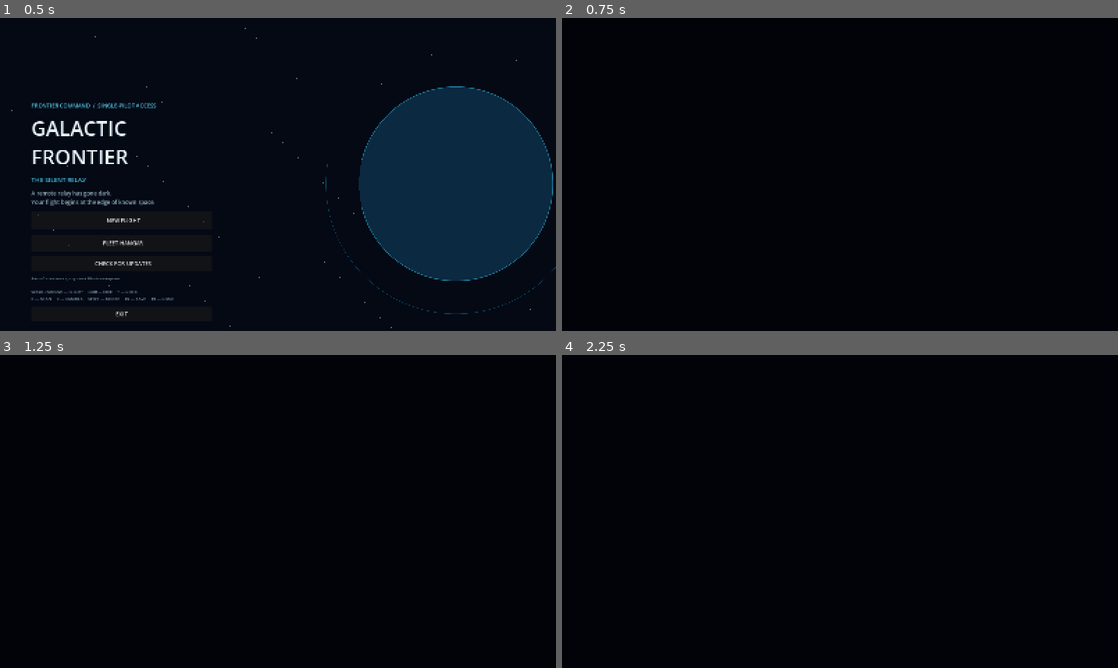
Above: before the commit, frames 1-4 (two rows, left to right).
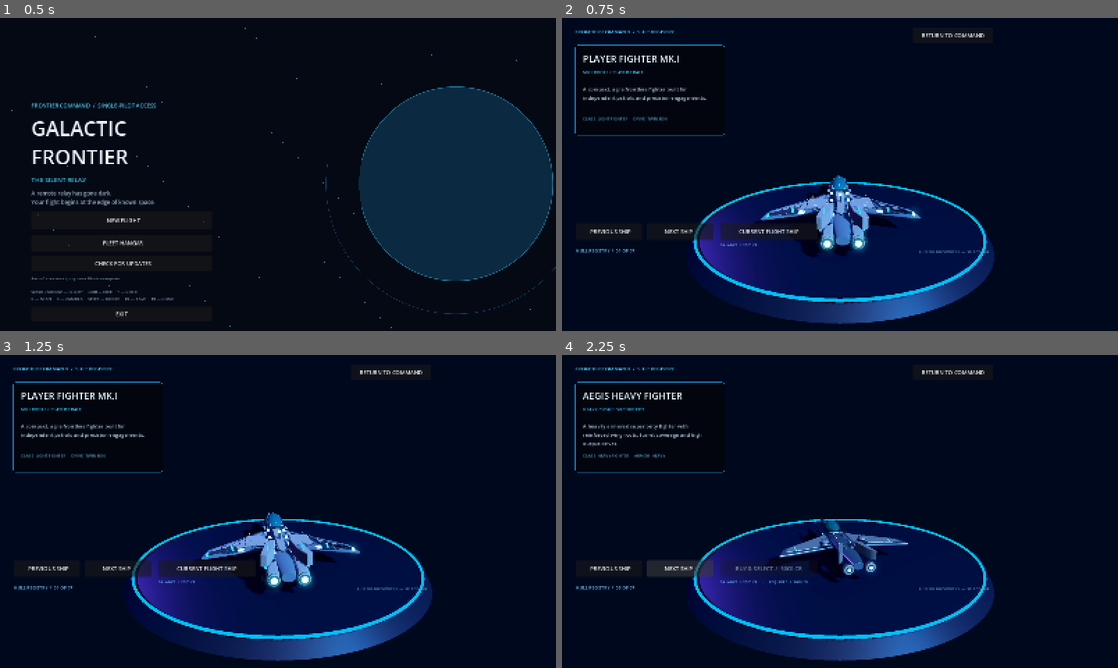
Above: after the commit, the same moments.

Repository: valdissor1990-ui/GALACTIC-FRONTIER
Game: Godot game, scene res://scenes/bootstrap/main.tscn
Two runs of this game, one before a commit and one after it. Both use one fixed random seed, a clock stepped at 60 frames per second and the inputs below.
Inputs (mouse positions are in pixels of both pictures, inside the frame that each line leads up to):
- Up to frame 1 (0.5 s): no input
- Up to frame 2 (0.75 s): click "FLEET HANGAR" at 0.5 s
- Up to frame 3 (1.25 s): no input
- Up to frame 4 (2.25 s): click (678, 567) at 1.25 s, where only the run after the commit has a clickable "NEXT SHIP"; click (678, 567) at 2 s, where only the run after the commit has a clickable "NEXT SHIP"

Frame 1 is identical in both runs. In frame 2, 21% of the frame differs, in the area x 2-78%, y 4-98%; in frame 3, 21%; in frame 4, 21%.
Error before the commit: Parse Error: Cannot pass a value of type "String" as "int". (res://scripts/ui/fleet_hangar.gd:327)

Commit message:
Use straightforward numeric credit formatting in the hangar

Diff:
--- a/scripts/ui/fleet_hangar.gd
+++ b/scripts/ui/fleet_hangar.gd
@@ -324,7 +324,7 @@
 
 
 func _format_credits(value: int) -> String:
-	return String.num_int64(value).reverse().insert(" ", 3).reverse()
+	return str(value)
 
 
 func get_ship_count() -> int:
